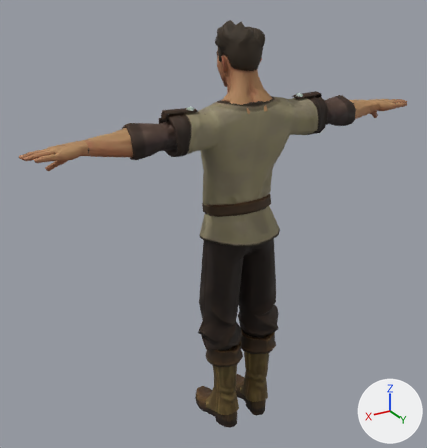
Two versions of the glTF model public/models/human/character.glb, one commit apart.
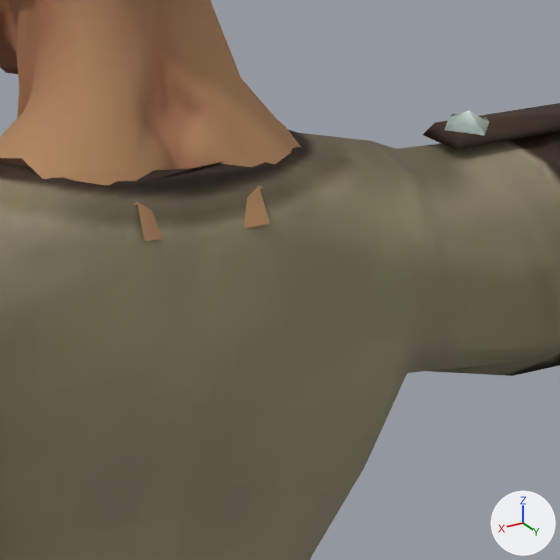
Old and new are each drawn whole from a 50 mm lens placed at (1.315, 2.001, 2.018), pointed at (0.074, -0.068, 0.984) and again close up on the part from 53% to 74% of the width and 17% to 37% of the height. The lights are fixed; the arrows at lower right show +X, +Y and +Z. The last two pictures show the newer version. Vertices at exactly the same position are counted once.

The first close-up shows 'Human'.
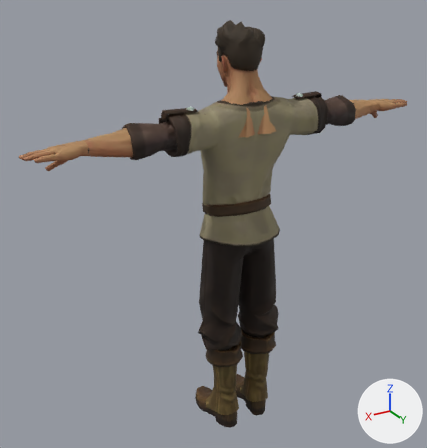
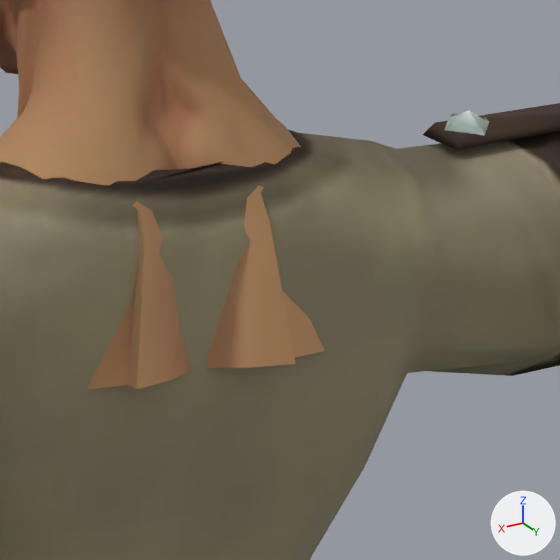
Pixel boxes (x1, y1, x2, y2) of what changed, in the close-ups (560 x 560 px):
```json
{"part": 1, "of": "me_human", "change": "added", "after": [0, 158, 325, 390], "on screen": "brown"}
```

Edits to the scene script, one JSON object a line:
```json
{"block": "me_human", "where": "# used by ob_human; location = (0.0, 0.0, 0.0)"}
{"op": "remove", "block": "me_human", "code": "me_human.from_pydata(...)  # 3195 vertices, 5965 faces; spans x -0.9..0.9, y -0.17..0.18, z 0.0..1.84"}
{"op": "add", "block": "me_human", "code": "me_human.from_pydata(...)  # 3224 vertices, 6049 faces; spans x -0.9..0.9, y -0.17..0.18, z 0.0..1.84"}
{"block": "me_human", "change": "me_human part 1"}
{"block": "me_human", "change": "29 vertices are added at x -0.14..0.14, y -0.03..0.16, z 1.42"}
{"block": "me_human", "change": "84 new faces join them"}
```
